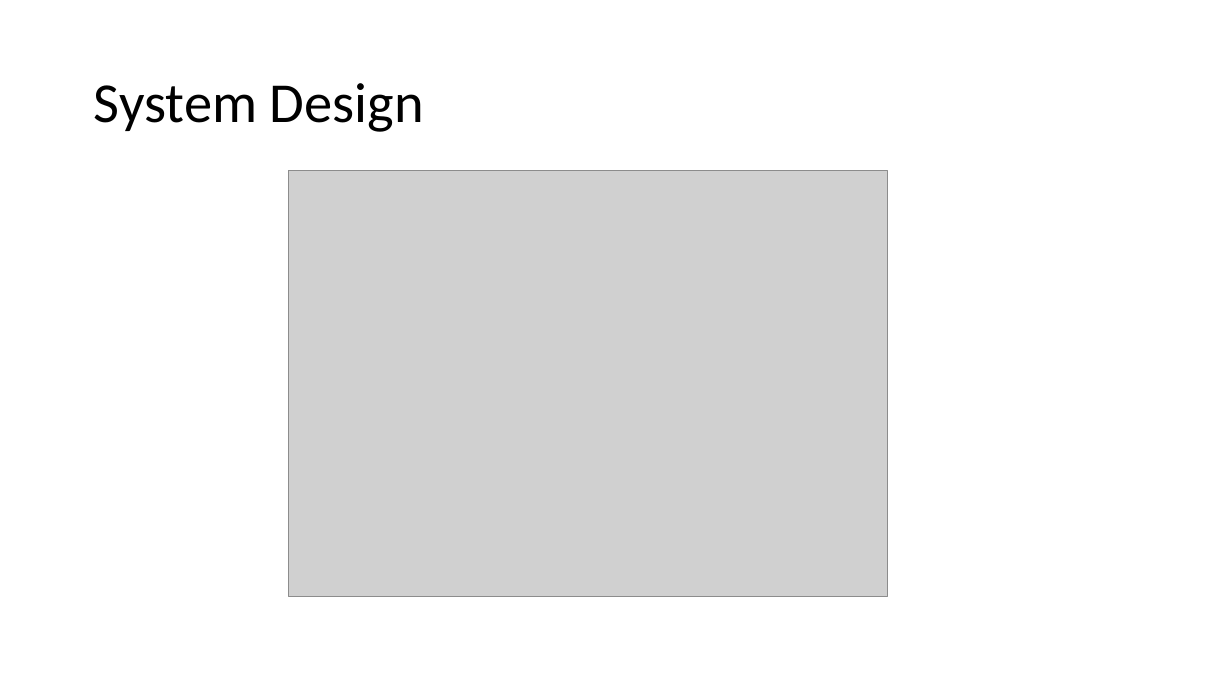
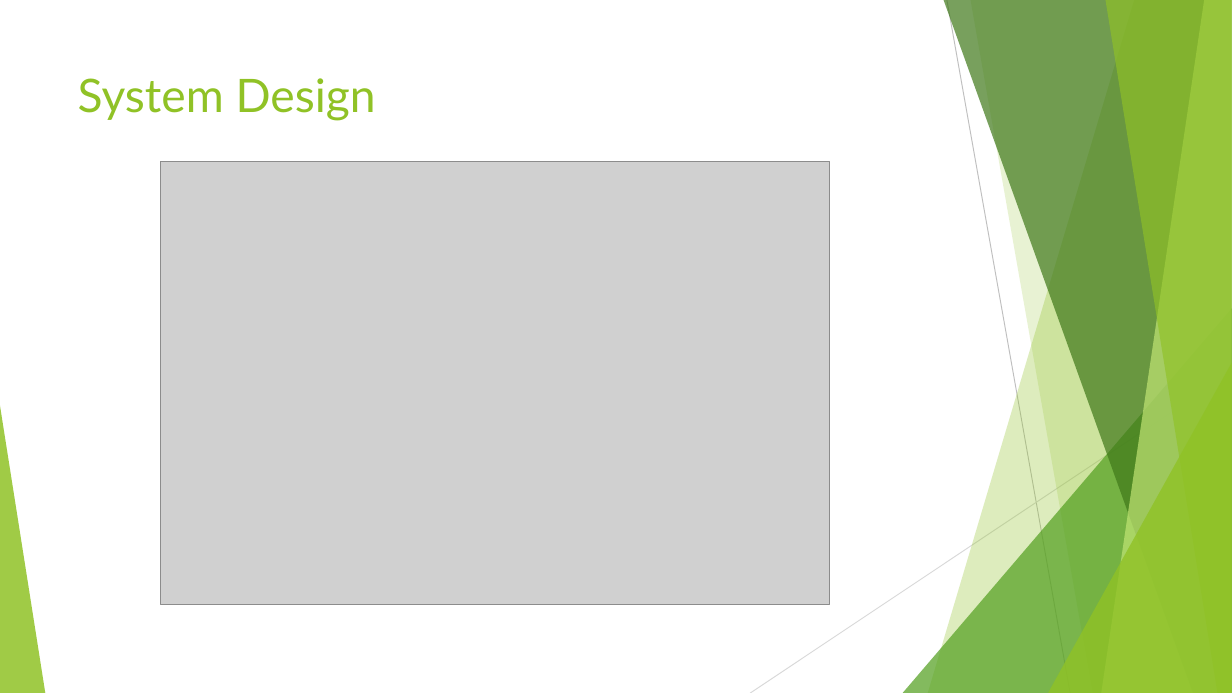
Before and after one commit to johnwhh/CSC545TermProject, a slide deck: slide 3 of csc545Powerpoint.pptx. Drawn at 1232x693 pixels with LibreOffice and Linux fonts; fonts in the diff are those of the drawing; grey boxes stand for pictures. Boxes give left, top, right and bottom in pixels: in the first picture for what was removed or moved away, otherwise in the second. Text is boxed around its words. In the diff, an @@ line names an element or a change of style, - is before the commit and + after.

```diff
--- a/csc545Powerpoint.pptx
+++ b/csc545Powerpoint.pptx
@@ title "System Design": place and size @@
-title "System Design" at (94, 83, 424, 132)
+title "System Design" at (78, 78, 376, 121)
@@ title "System Design" at (78, 78, 376, 121): size 44 to 36 pt, font Calibri to Lato, text colour #000000 to #90C226; line spacing 0.9 to 1; vertical alignment middle to top @@
@@ picture: place and size @@
-picture at (288, 171, 887, 596)
+picture at (161, 162, 830, 604)
@@ group added at (0, 0, 1232, 693): 5 freeform shapes, 3 triangles, 2 lines @@
```
Also in this commit, not shown: 6 other slides changed, 2 slides added, 2 slides removed.
